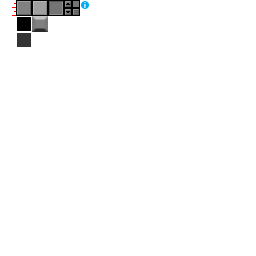
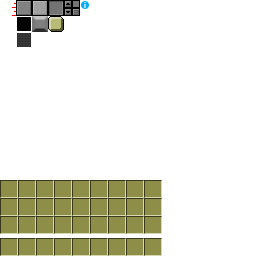
Two versions of the same layered image (256px x 256px). Layer-by-layer changes:
added layer "Layer 8" above "Layer 7" over [0, 180, 162, 256]
added layer "Layer 7" above "i" over [48, 16, 64, 32]
